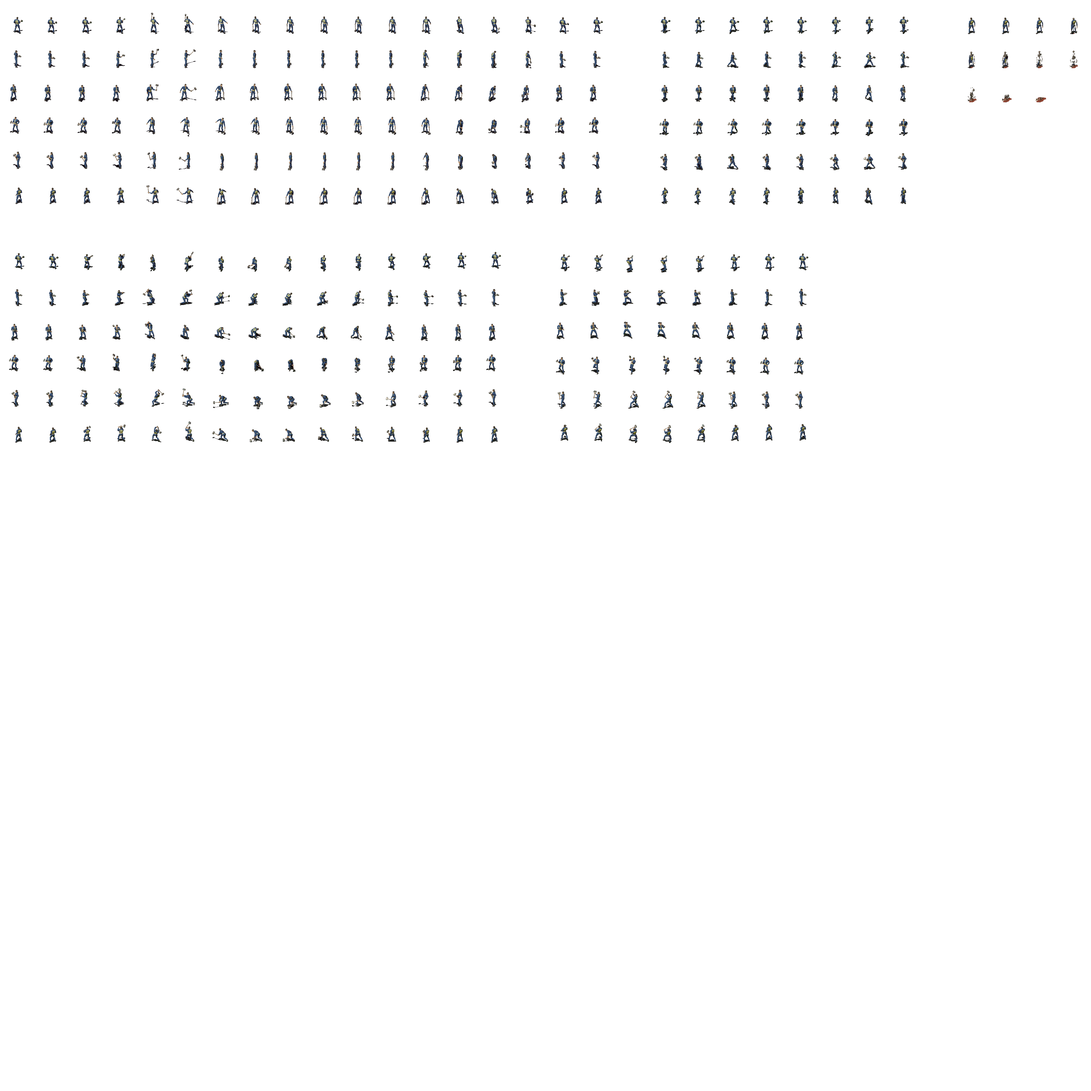
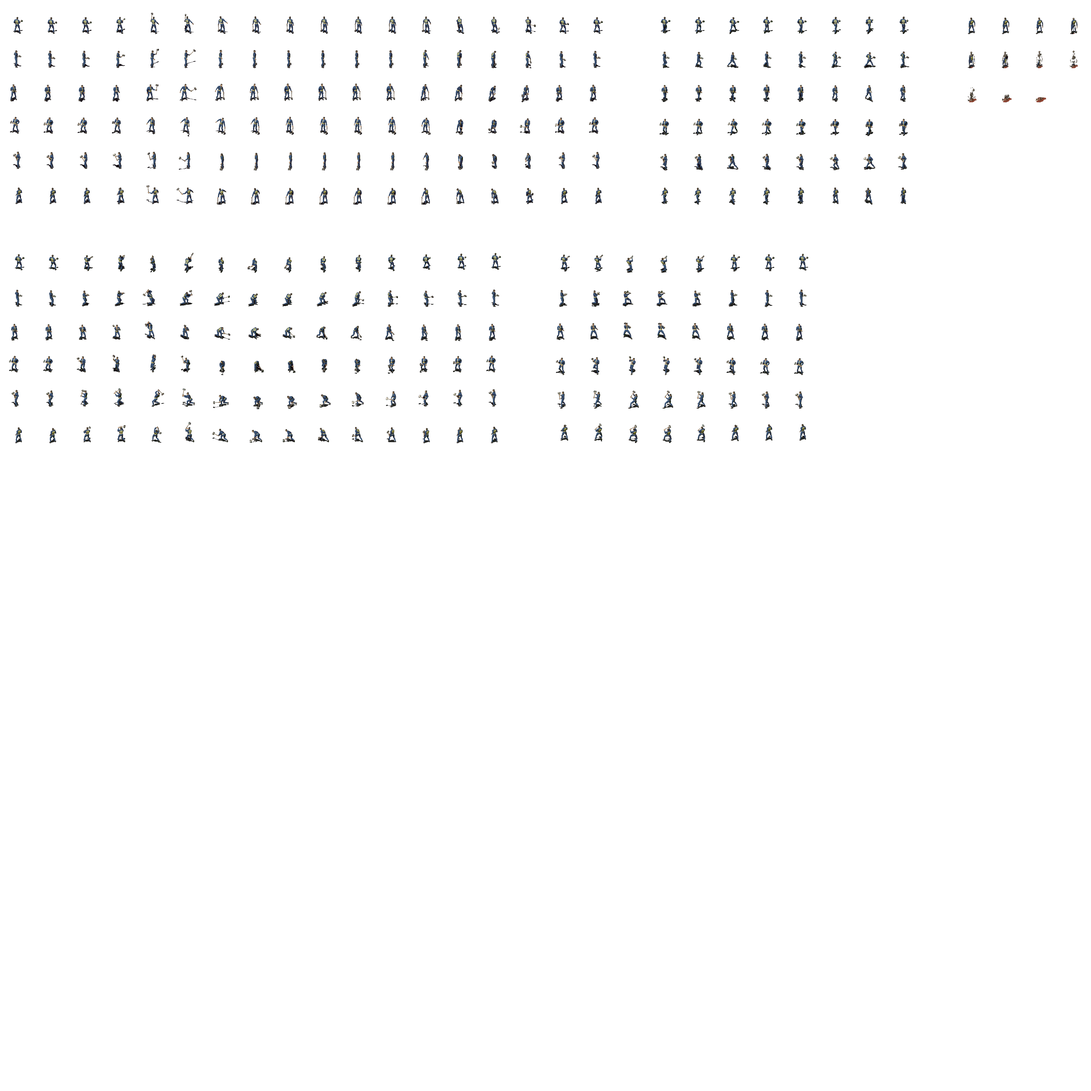
The second 1091 × 1091 image is a revision of the first. Changes to its layers:
painted on "Hit" over [556, 253, 809, 376]
painted on "Attack" over [9, 251, 502, 444]
